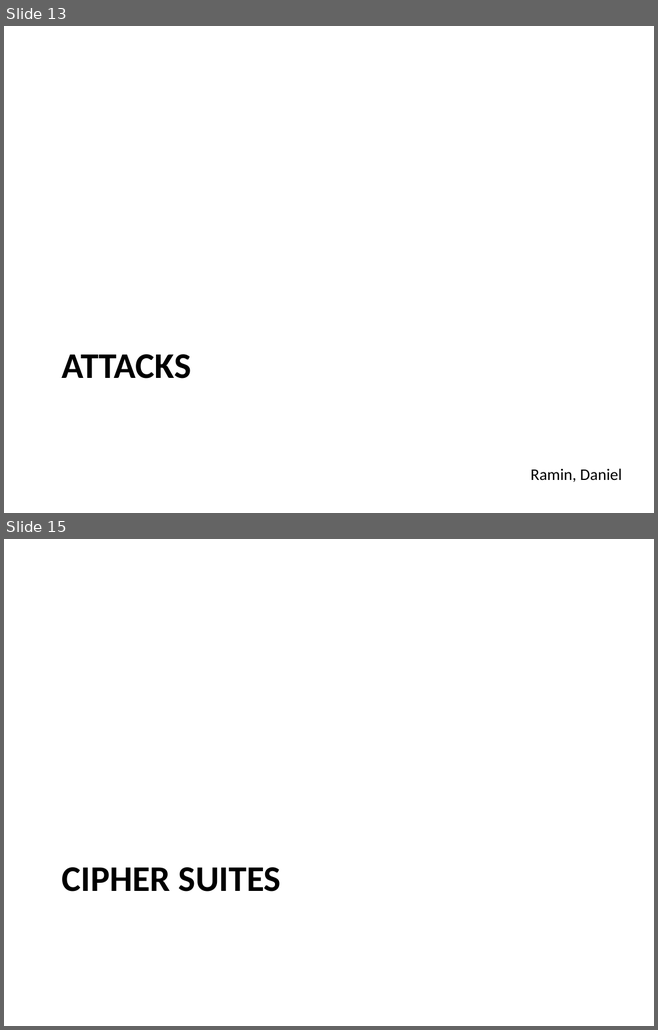
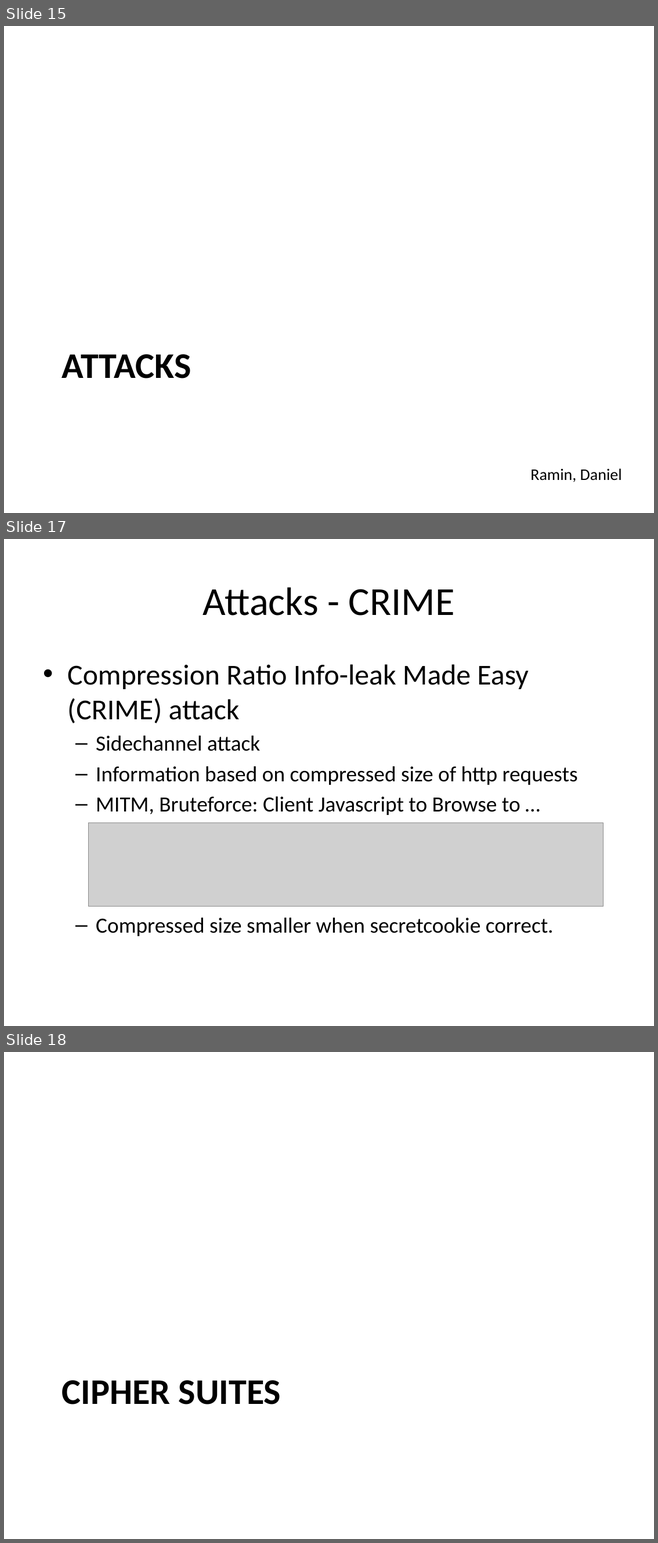
Before and after one commit to BetterCrypto/Applied-Crypto-Hardening, a slide deck: presentations/20131122-Deepsec-ACH project.pptx. Shown one above the other, each under a label of ours: slides 13 and 15 before the commit, slides 15, 17 and 18 after it; the slides between them are not shown. The pictures are 658x1030 and 658x1543 pixels, drawn with LibreOffice and Linux fonts; fonts in the diff are those of the drawing; grey boxes stand for pictures. Boxes give left, top, right and bottom in pixels: in the first picture for what was removed or moved away, otherwise in the second. Text is boxed around its words. In the diff, an @@ line names an element or a change of style, - is before the commit and + after.

```diff
--- a/presentations/20131122-Deepsec-ACH project.pptx
+++ b/presentations/20131122-Deepsec-ACH project.pptx
@@ slide 17 added at (x1=4, y1=539, x2=654, y2=1026), background #FFFFFF @@
@@ title added at (x1=203, y1=587, x2=455, y2=616), 44 pt, text #000000 @@
+Attacks - CRIME
@@ text added at (x1=67, y1=664, x2=578, y2=936), 24 pt, text #000000 @@
+• Compression Ratio Info-leak Made Easy (CRIME) attack
+  – Sidechannel attack
+  – Information based on compressed size of http requests
+  – MITM, Bruteforce: Client Javascript to Browse to …
+  – Compressed size smaller when secretcookie correct.
@@ picture added at (x1=89, y1=823, x2=603, y2=907) @@
@@ what was slide 13 is now slide 15 @@
@@ what was slide 15 is now slide 18 @@
```
Also in this commit, not shown: 6 slides changed, 2 other slides added.
